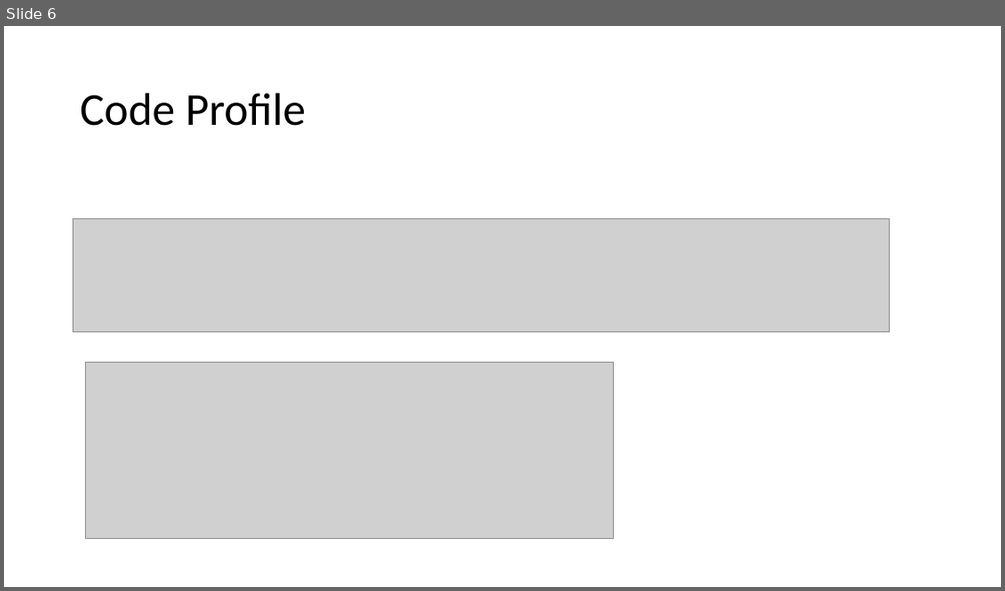
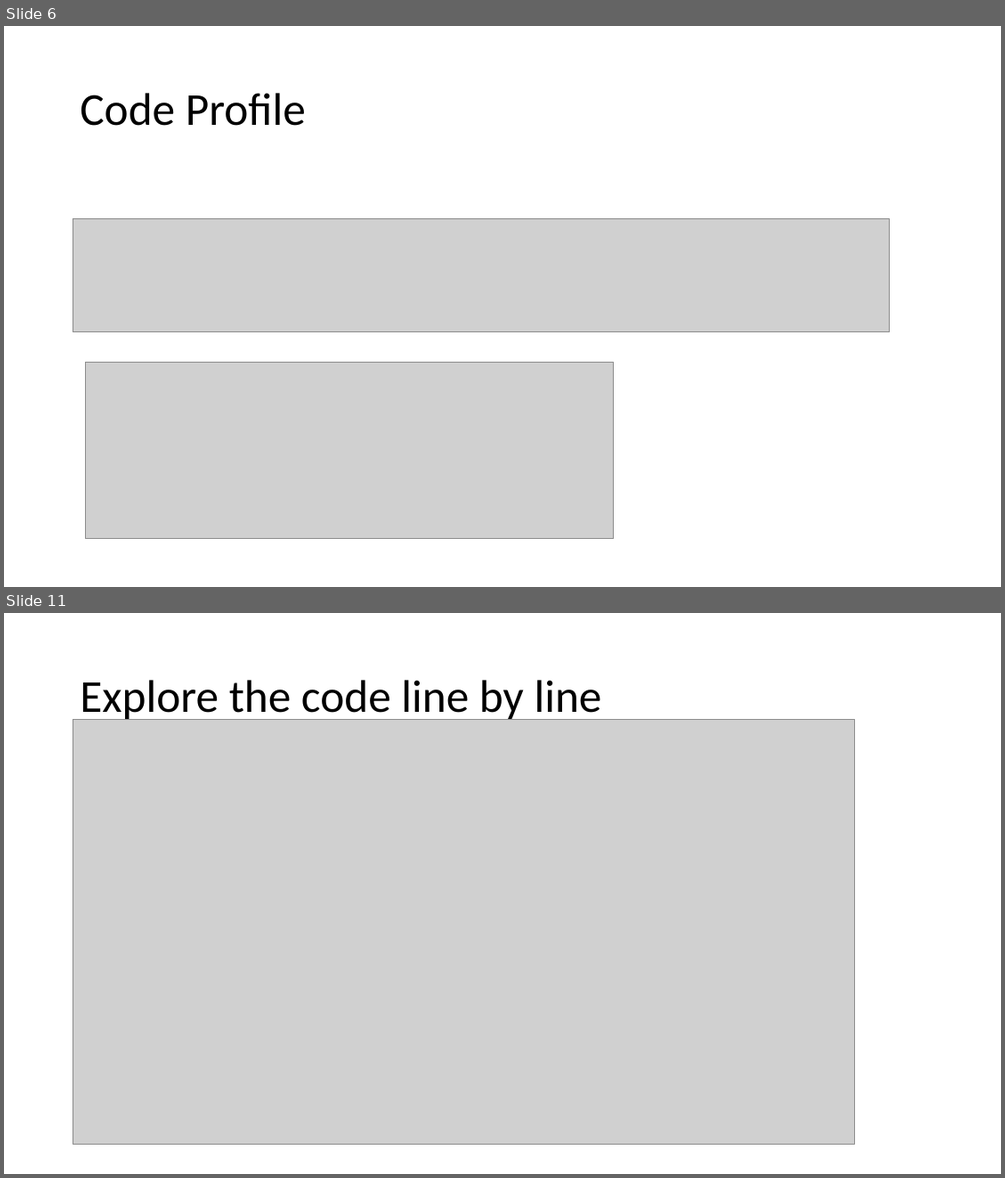
Before and after one commit to CU-NRSC-7657/NRSC7657, a slide deck: Week6/Matlab Topics_QOL.pptx. Shown one above the other, each under a label of ours: slide 6 before the commit, slides 6 and 11 after it; the slides between them are not shown. The pictures are 1005x591 and 1005x1178 pixels, drawn with LibreOffice and Linux fonts; fonts in the diff are those of the drawing; grey boxes stand for pictures. Boxes give left, top, right and bottom in pixels: in the first picture for what was removed or moved away, otherwise in the second. Text is boxed around its words. In the diff, an @@ line names an element or a change of style, - is before the commit and + after.

```diff
--- a/Week6/Matlab Topics_QOL.pptx
+++ b/Week6/Matlab Topics_QOL.pptx
@@ slide 11 added at [4, 613, 1001, 1174], background #FFFFFF @@
@@ title added at [80, 680, 602, 722], 44 pt, text #000000 @@
+Explore the code line by line
@@ picture added at [73, 719, 855, 1144] @@
```
Also in this commit, not shown: 1 slide changed, 3 other slides added, 3 other files.
